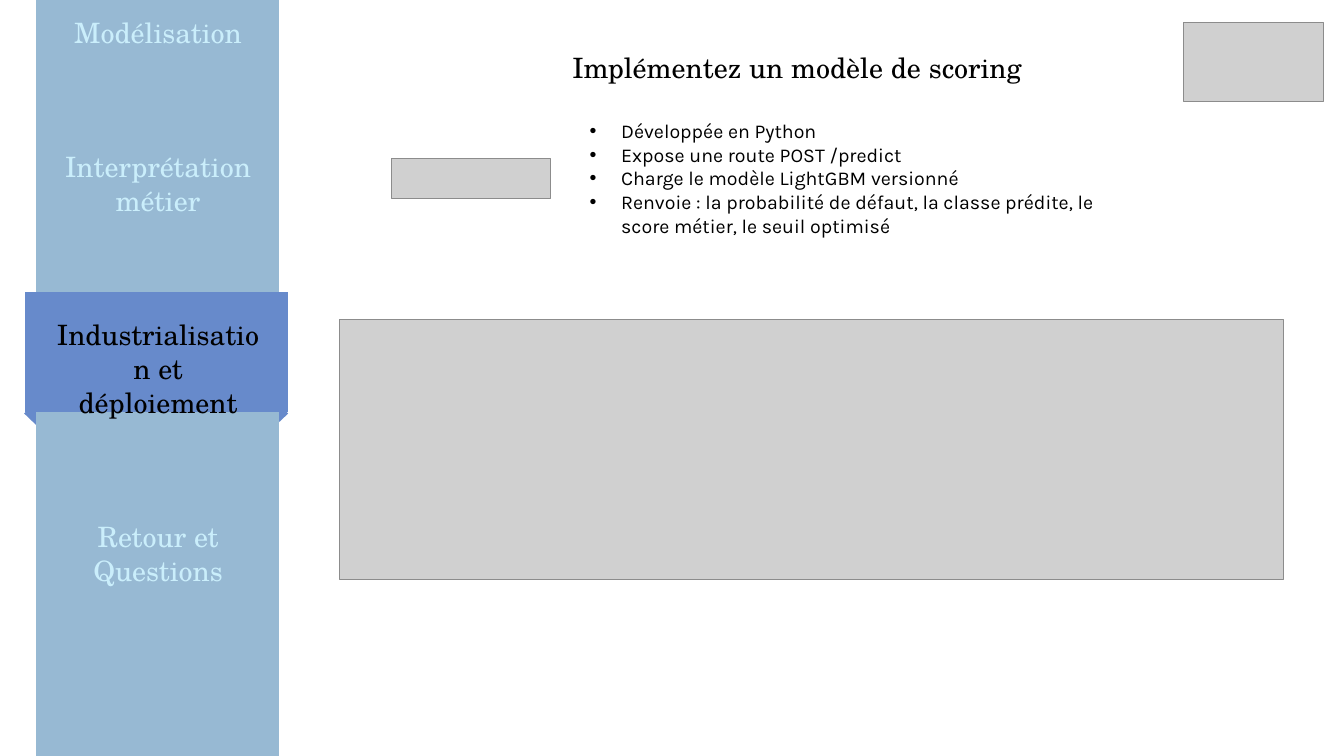
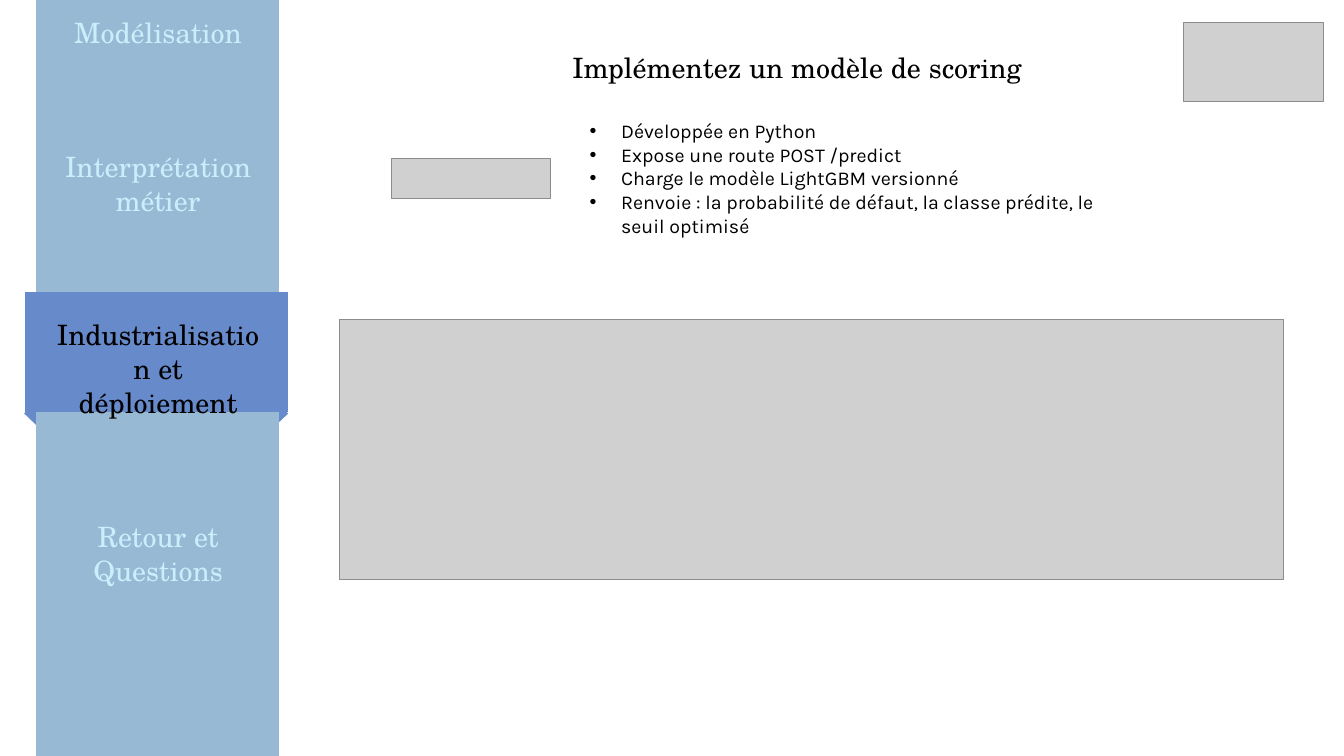
Before and after one commit to MargauxDupeyron/OC-P7-Implementez-un-modele-de-scoring, a slide deck: slide 26 of reports/Soutenance_Projet_7.pptx (slide 24 before the commit). Drawn at 1344x756 pixels with LibreOffice and Linux fonts; fonts in the diff are those of the drawing; grey boxes stand for pictures. Boxes give left, top, right and bottom in pixels: in the first picture for what was removed or moved away, otherwise in the second. Text is boxed around its words. In the diff, an @@ line names an element or a change of style, - is before the commit and + after.

```diff
--- a/reports/Soutenance_Projet_7.pptx
+++ b/reports/Soutenance_Projet_7.pptx
@@ text at box(621, 194, 1094, 238): text changed @@
-• Renvoie : la probabilité de défaut, la classe prédite, le score métier, le seuil optimisé
+• Renvoie : la probabilité de défaut, la classe prédite, le seuil optimisé
```
Also in this commit, not shown: 11 other slides changed, 2 slides added, 1 other file.
